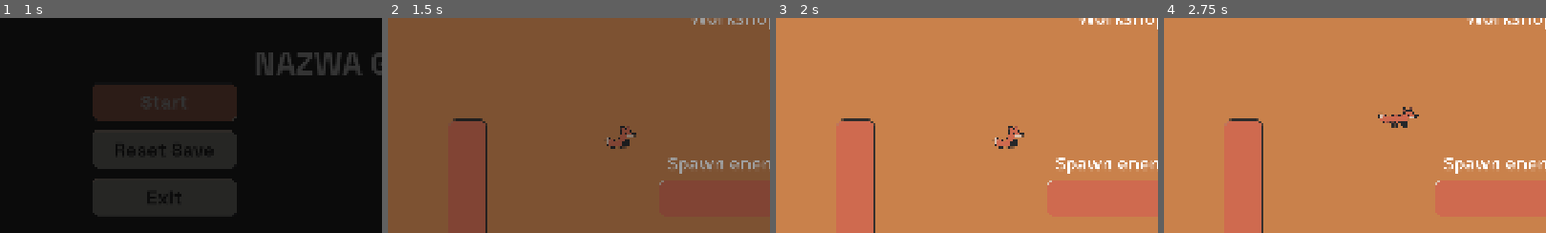
Above: before the commit, frames 1-4 (left to right).
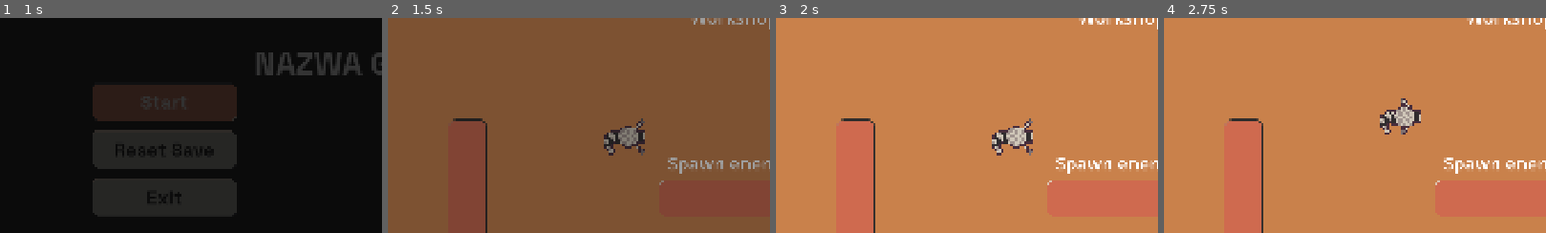
Above: after the commit, the same moments.

Repository: MagmutC3/418GC
Game: Godot game, scene res://Scenes/MainMenu/MainMenu.tscn
Same seed, same stepped clock (60 frames per second), same inputs: the game is played once before the commit and once after it. Sound files missing from this copy of the repository are replaced by a short silence.
Inputs:
- Up to frame 1 (1 s): click "Start" at 0.5 s
- Up to frame 2 (1.5 s): tap Enter (ui_accept) at 1.25 s; hold Up (ui_up) from 1.28 s (still down); tap 1 at 1.35 s
- Up to frame 3 (2 s): keep holding Up (ui_up); tap Enter (ui_accept) at 1.52 s
- Up to frame 4 (2.75 s): keep holding Up (ui_up); tap Enter (ui_accept) at 2, 2.27 s; tap 2 at 2.1 s
The pictures show only the part of the screen within x 5-55%, y 4-54%; the shares and areas given below are measured in that part.

Frame 1 is identical in both runs. In frame 2, 1.0% of the frame differs, in the area x 56-68%, y 46-64%; in frame 3, 1.0%; in frame 4, 1.0%.

Commit message:
szop gaming

Diff:
--- a/Objects/Character/Character.tscn
+++ b/Objects/Character/Character.tscn
@@ -1,24 +1,64 @@
-[gd_scene load_steps=17 format=3 uid="uid://rubpe83jcihs"]
+[gd_scene load_steps=24 format=3 uid="uid://rubpe83jcihs"]
 
 [ext_resource type="Script" uid="uid://ccw5xj3khfeb4" path="res://Objects/Character/character.gd" id="1_3btn0"]
-[ext_resource type="Texture2D" uid="uid://w48uhxhdhlh8" path="res://images/fox/fox_bark1.png" id="1_x11lv"]
-[ext_resource type="Texture2D" uid="uid://b1tyhwpwxfr5t" path="res://images/fox/fox_bark2.png" id="2_4o0tl"]
 [ext_resource type="Script" uid="uid://l8x1lyakjk8h" path="res://Objects/Character/bark_behaviour.gd" id="2_8dr1w"]
-[ext_resource type="Texture2D" uid="uid://v3xe551gvc8p" path="res://images/fox/fox1.png" id="3_lxxq2"]
 [ext_resource type="Script" uid="uid://cpdsvxpnjqrbf" path="res://Objects/Character/movement_behaviour.gd" id="3_parke"]
-[ext_resource type="Texture2D" uid="uid://8wiqcm4iaapn" path="res://images/fox/fox2.png" id="4_fajqi"]
 [ext_resource type="Script" uid="uid://cs5wcgagx3fup" path="res://Objects/Character/animation_behaviour.gd" id="4_owoj8"]
-[ext_resource type="Texture2D" uid="uid://d1l4fabqcuwh7" path="res://images/fox/fox sit.png" id="9_3b0tj"]
+[ext_resource type="Texture2D" uid="uid://c7kg6wif41i56" path="res://images/fox/szop_anim.png" id="5_8dr1w"]
 [ext_resource type="AudioStream" uid="uid://ph813d63f86c" path="res://sfx/fox_bark.mp3" id="9_alk0q"]
 [ext_resource type="AudioStream" uid="uid://b7cfswfxnhfun" path="res://sfx/footstep_grass_000.ogg" id="10_alk0q"]
 [ext_resource type="AudioStream" uid="uid://cht4kgoy5465y" path="res://sfx/footstep_grass_001.ogg" id="11_3b0tj"]
 [ext_resource type="AudioStream" uid="uid://c3c7cjm2af30g" path="res://sfx/footstep_grass_002.ogg" id="12_7nuro"]
 
+[sub_resource type="AtlasTexture" id="AtlasTexture_parke"]
+atlas = ExtResource("5_8dr1w")
+region = Rect2(0, 0, 32, 32)
+
+[sub_resource type="AtlasTexture" id="AtlasTexture_owoj8"]
+atlas = ExtResource("5_8dr1w")
+region = Rect2(0, 0, 32, 32)
+
+[sub_resource type="AtlasTexture" id="AtlasTexture_alk0q"]
+atlas = ExtResource("5_8dr1w")
+region = Rect2(32, 0, 32, 32)
+
+[sub_resource type="AtlasTexture" id="AtlasTexture_3b0tj"]
+atlas = ExtResource("5_8dr1w")
+region = Rect2(64, 0, 32, 32)
+
+[sub_resource type="AtlasTexture" id="AtlasTexture_7nuro"]
+atlas = ExtResource("5_8dr1w")
+region = Rect2(96, 0, 32, 32)
+
+[sub_resource type="AtlasTexture" id="AtlasTexture_sav76"]
+atlas = ExtResource("5_8dr1w")
+region = Rect2(0, 0, 32, 32)
+
+[sub_resource type="AtlasTexture" id="AtlasTexture_670m3"]
+atlas = ExtResource("5_8dr1w")
+region = Rect2(0, 0, 32, 32)
+
+[sub_resource type="AtlasTexture" id="AtlasTexture_btp4e"]
+atlas = ExtResource("5_8dr1w")
+region = Rect2(32, 0, 32, 32)
+
+[sub_resource type="AtlasTexture" id="AtlasTexture_dq3o2"]
+atlas = ExtResource("5_8dr1w")
+region = Rect2(64, 0, 32, 32)
+
+[sub_resource type="AtlasTexture" id="AtlasTexture_o7xpd"]
+atlas = ExtResource("5_8dr1w")
+region = Rect2(96, 0, 32, 32)
+
+[sub_resource type="AtlasTexture" id="AtlasTexture_iouyi"]
+atlas = ExtResource("5_8dr1w")
+region = Rect2(0, 0, 32, 32)
+
 [sub_resource type="SpriteFrames" id="SpriteFrames_twgt0"]
 animations = [{
 "frames": [{
 "duration": 1.0,
-"texture": ExtResource("1_x11lv")
+"texture": SubResource("AtlasTexture_parke")
 }],
 "loop": true,
 "name": &"bark_idle",
@@ -26,10 +66,16 @@
 }, {
 "frames": [{
 "duration": 1.0,
-"texture": ExtResource("1_x11lv")
+"texture": SubResource("AtlasTexture_owoj8")
 }, {
 "duration": 1.0,
-"texture": ExtResource("2_4o0tl")
+"texture": SubResource("AtlasTexture_alk0q")
+}, {
+"duration": 1.0,
+"texture": SubResource("AtlasTexture_3b0tj")
+}, {
+"duration": 1.0,
+"texture": SubResource("AtlasTexture_7nuro")
 }],
 "loop": true,
 "name": &"bark_run",
@@ -37,7 +83,7 @@
 }, {
 "frames": [{
 "duration": 1.0,
-"texture": ExtResource("3_lxxq2")
+"texture": SubResource("AtlasTexture_sav76")
 }],
 "loop": true,
 "name": &"idle",
@@ -45,10 +91,16 @@
 }, {
 "frames": [{
 "duration": 1.0,
-"texture": ExtResource("3_lxxq2")
+"texture": SubResource("AtlasTexture_670m3")
 }, {
 "duration": 1.0,
-"texture": ExtResource("4_fajqi")
+"texture": SubResource("AtlasTexture_btp4e")
+}, {
+"duration": 1.0,
+"texture": SubResource("AtlasTexture_dq3o2")
+}, {
+"duration": 1.0,
+"texture": SubResource("AtlasTexture_o7xpd")
 }],
 "loop": true,
 "name": &"run",
@@ -56,7 +108,7 @@
 }, {
 "frames": [{
 "duration": 1.0,
-"texture": ExtResource("9_3b0tj")
+"texture": SubResource("AtlasTexture_iouyi")
 }],
 "loop": true,
 "name": &"sit",
@@ -64,7 +116,7 @@
 }]
 
 [sub_resource type="CircleShape2D" id="CircleShape2D_3b0tj"]
-radius = 49.002552
+radius = 16.875463
 
 [sub_resource type="AudioStreamRandomizer" id="AudioStreamRandomizer_sav76"]
 streams_count = 3
@@ -73,6 +125,7 @@
 stream_2/stream = ExtResource("12_7nuro")
 
 [node name="Character" type="CharacterBody2D" groups=["MAIN_CHARACTER"]]
+scale = Vector2(8, 8)
 script = ExtResource("1_3btn0")
 
 [node name="MovementBehaviour" type="Node" parent="."]
@@ -89,11 +142,12 @@
 
 [node name="CharacterSprite" type="AnimatedSprite2D" parent="."]
 unique_name_in_owner = true
+texture_filter = 1
 sprite_frames = SubResource("SpriteFrames_twgt0")
 animation = &"sit"
 
 [node name="CollisionShape2D" type="CollisionShape2D" parent="."]
-position = Vector2(-1, 4.5)
+position = Vector2(2.25, 1.875)
 shape = SubResource("CircleShape2D_3b0tj")
 
 [node name="BarkSound" type="AudioStreamPlayer" parent="."]
